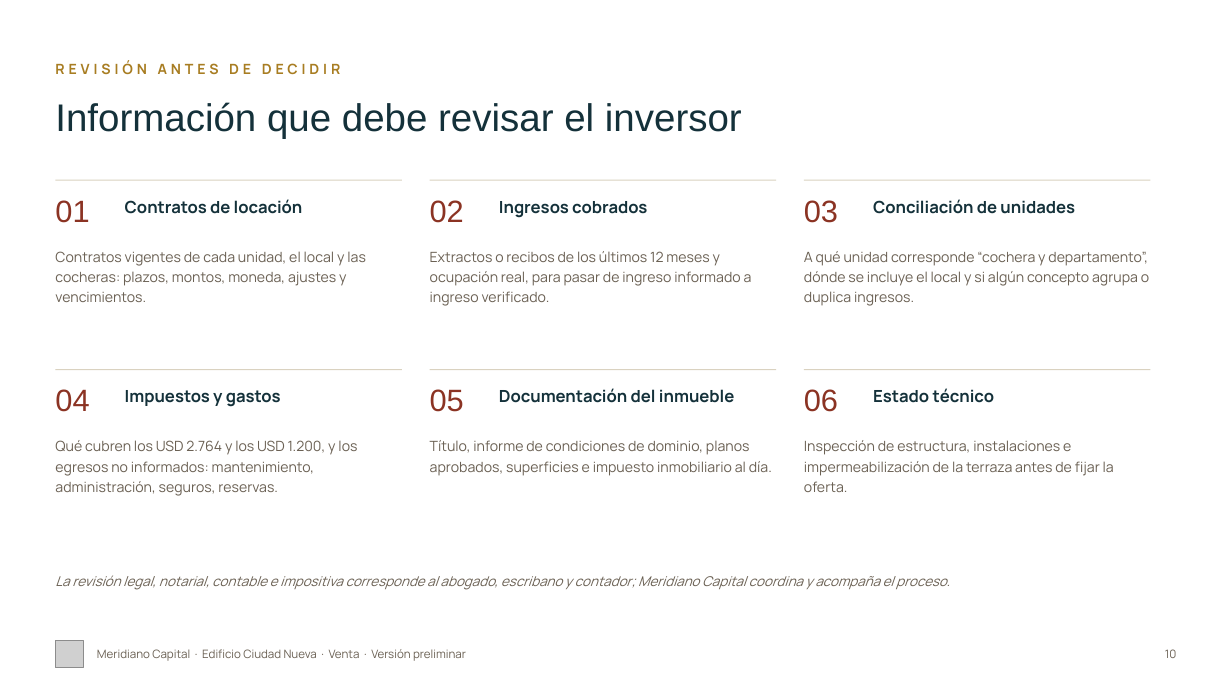
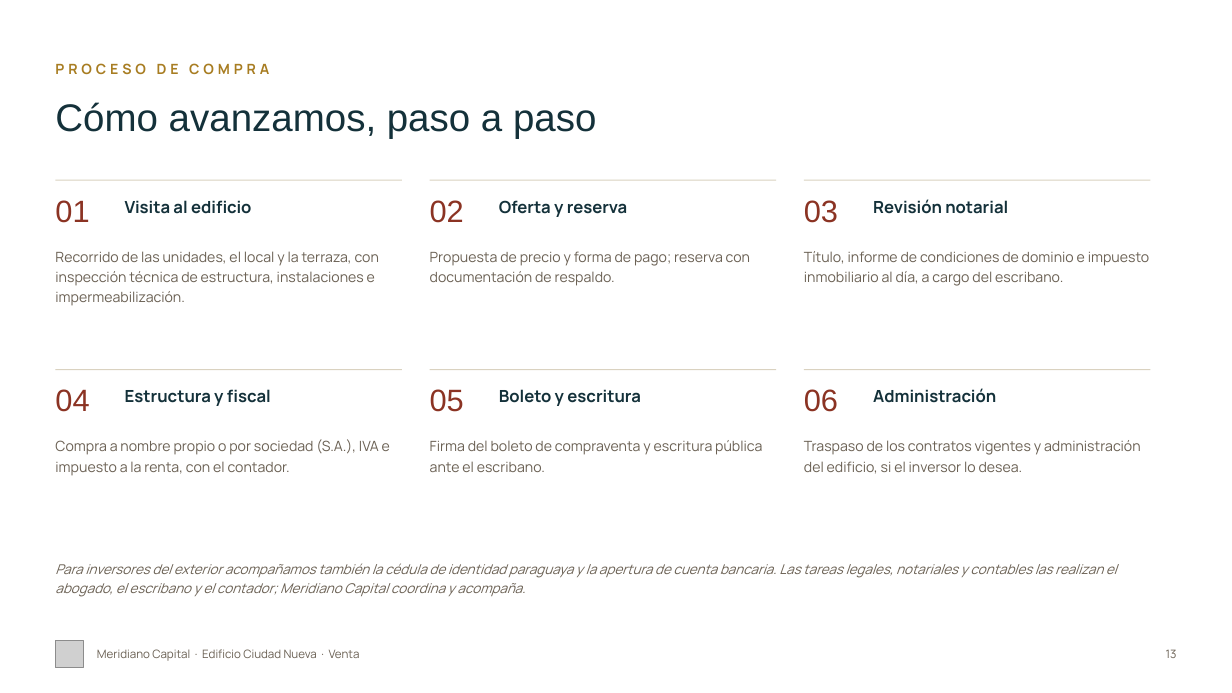
Before and after one commit to juanjosecastillo608/Meridiano-Capital, a slide deck: slide 13 of projects/edificio-ciudad-nueva/entregables/Edificio_Ciudad_Nueva_Meridiano_FINAL.pptx (slide 10 before the commit). Drawn at 1232x693 pixels with LibreOffice and Linux fonts; fonts in the diff are those of the drawing; grey boxes stand for pictures. Boxes give left, top, right and bottom in pixels: in the first picture for what was removed or moved away, otherwise in the second. Text is boxed around its words. In the diff, an @@ line names an element or a change of style, - is before the commit and + after.

```diff
--- a/projects/edificio-ciudad-nueva/entregables/Edificio_Ciudad_Nueva_Meridiano_FINAL.pptx
+++ b/projects/edificio-ciudad-nueva/entregables/Edificio_Ciudad_Nueva_Meridiano_FINAL.pptx
@@ text at (55,63,269,74): text changed @@
-REVISIÓN ANTES DE DECIDIR
+PROCESO DE COMPRA
@@ text at (55,102,596,138): text changed @@
-Información que debe revisar el inversor
+Cómo avanzamos, paso a paso
@@ text at (125,200,251,214): text changed @@
-Contratos de locación
+Visita al edificio
@@ text at (499,200,627,217): text changed @@
-Ingresos cobrados
+Oferta y reserva
@@ text at (873,199,1008,214): text changed @@
-Conciliación de unidades
+Revisión notarial
@@ text at (55,251,379,305): text changed @@
-Contratos vigentes de cada unidad, el local y las cocheras: plazos, montos, moneda, ajustes y vencimientos.
+Recorrido de las unidades, el local y la terraza, con inspección técnica de estructura, instalaciones e impermeabilización.
@@ text at (430,251,750,286): text changed @@
-Extractos o recibos de los últimos 12 meses y ocupación real, para pasar de ingreso informado a ingreso verificado.
+Propuesta de precio y forma de pago; reserva con documentación de respaldo.
@@ text at (804,251,1150,286): text changed @@
-A qué unidad corresponde “cochera y departamento”, dónde se incluye el local y si algún concepto agrupa o duplica ingresos.
+Título, informe de condiciones de dominio e impuesto inmobiliario al día, a cargo del escribano.
@@ text at (125,389,271,406): text changed @@
-Impuestos y gastos
+Estructura y fiscal
@@ text at (499,389,641,406): text changed @@
-Documentación del inmueble
+Boleto y escritura
@@ text at (873,388,996,403): text changed @@
-Estado técnico
+Administración
@@ text at (55,439,390,475): text changed @@
-Qué cubren los USD 2.764 y los USD 1.200, y los egresos no informados: mantenimiento, administración, seguros, reservas.
+Compra a nombre propio o por sociedad (S.A.), IVA e impuesto a la renta, con el contador.
@@ text at (430,440,762,472): text changed @@
-Título, informe de condiciones de dominio, planos aprobados, superficies e impuesto inmobiliario al día.
+Firma del boleto de compraventa y escritura pública ante el escribano.
@@ text at (804,440,1141,474): text changed @@
-Inspección de estructura, instalaciones e impermeabilización de la terraza antes de fijar la oferta.
+Traspaso de los contratos vigentes y administración del edificio, si el inversor lo desea.
@@ text at (55,563,1117,597): text changed @@
-La revisión legal, notarial, contable e impositiva corresponde al abogado, escribano y contador; Meridiano Capital coordina y acompaña el proceso.
+Para inversores del exterior acompañamos también la cédula de identidad paraguaya y la apertura de cuenta bancaria. Las tareas legales, notariales y contables las realizan el abogado, el escribano y el contador; Meridiano Capital coordina y acompaña.
@@ text at (97,649,360,661): text changed @@
-Meridiano Capital · Edificio Ciudad Nueva · Venta · Versión preliminar
+Meridiano Capital · Edificio Ciudad Nueva · Venta
@@ text at (1166,649,1177,658): text changed @@
-10
+13
```
Also in this commit, not shown: 9 other slides changed, 5 slides added, 2 slides removed, 35 other files.
